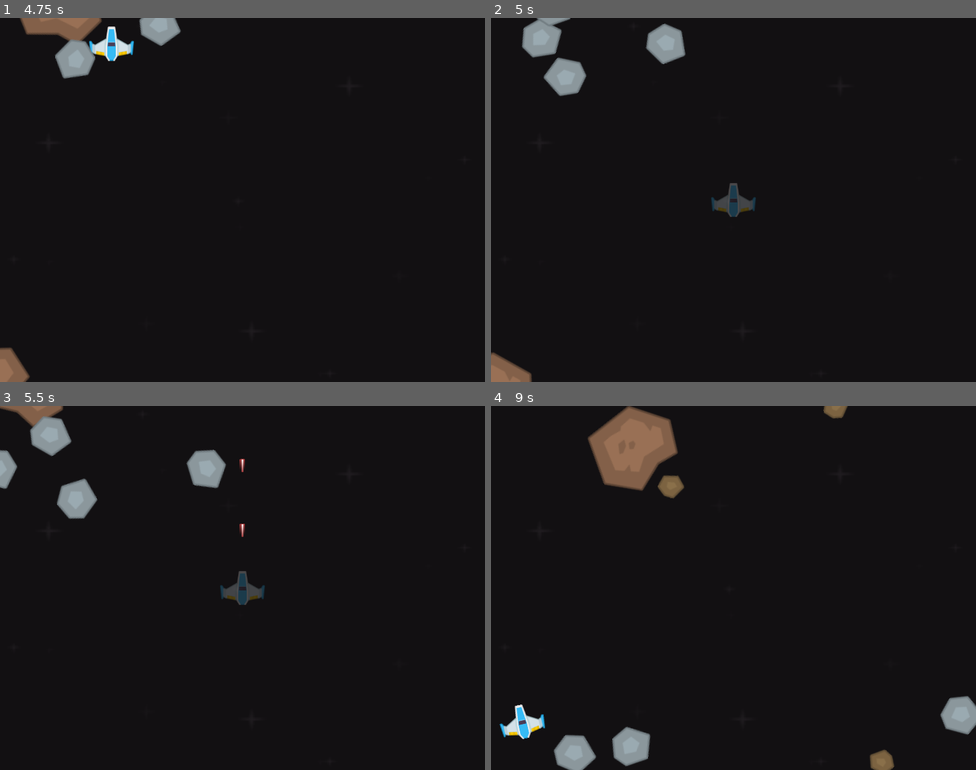
Above: before the commit, frames 1-4 (two rows, left to right).
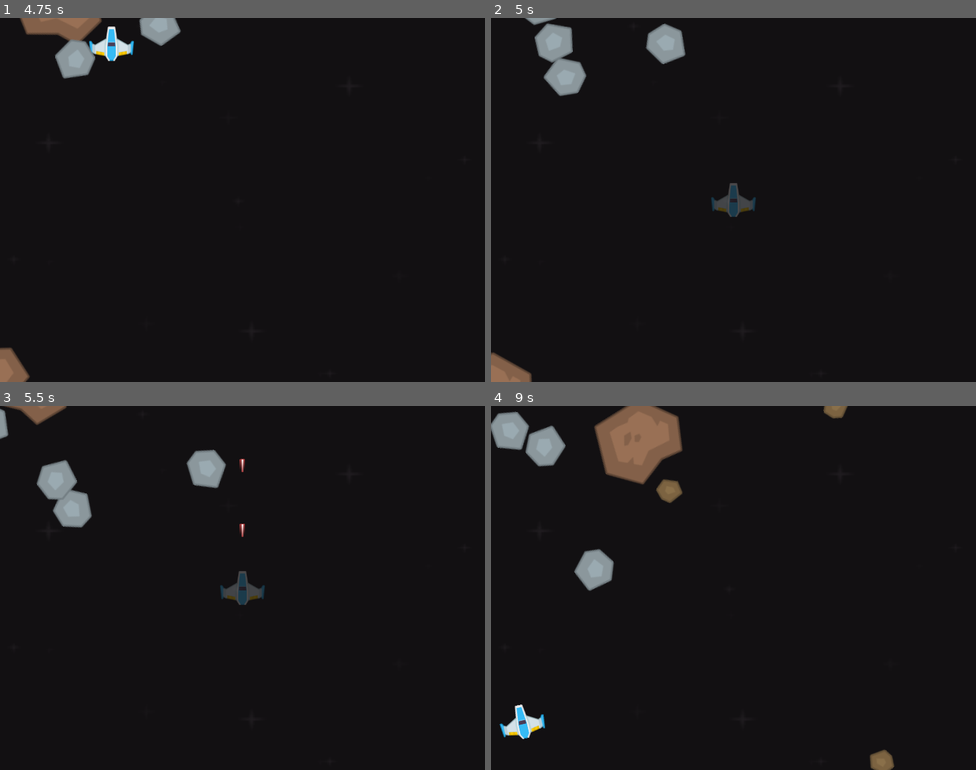
Above: after the commit, the same moments.

Repository: quill18/AstroRoidRage
Game: Godot game, scene res://main.tscn
Same seed, same stepped clock (60 frames per second), same inputs: the game is played once before the commit and once after it.
Inputs:
- Up to frame 1 (4.75 s): hold Up (thrust_forward) 0.53-1.28 s; hold Space (fire) 0.53-1.28 s; tap Left (rotate_ccw) at 1.35 s; hold Right (rotate_cw) 2.03-2.78 s; hold Up (thrust_forward) 2.03-3.53 s; tap Space (fire) at 2.85 s; hold Left (rotate_ccw) 3.53-4.28 s; tap Right (rotate_cw) at 4.35 s
- Up to frame 2 (5 s): no input
- Up to frame 3 (5.5 s): hold Space (fire) from 5.03 s (still down)
- Up to frame 4 (9 s): release Space (fire) at 5.78 s; hold Up (thrust_forward) 5.78-8.03 s; tap Left (rotate_ccw) at 5.85 s; hold Right (rotate_cw) 6.53-7.28 s; tap Space (fire) at 7.35 s; hold Left (rotate_ccw) 8.03-8.78 s; tap Right (rotate_cw) at 8.85 s

Frame 1 is identical in both runs. In frame 2, 0.7% of the frame differs, in the area x 6-17%, y 0-13%; in frame 3, 2.2%; in frame 4, 5.0%, in the area x 0-100%, y 0-100%.

Commit message:
fix: don't change the scene tree during physics process

Diff:
--- a/Asteroid.gd
+++ b/Asteroid.gd
@@ -18,5 +18,5 @@
 		for i in debris_amount:
 			var d = debris_scene.instantiate()
 			d.global_position = global_position
-			get_parent().add_child(d)
+			get_parent().call_deferred("add_child", d)
 	queue_free()
